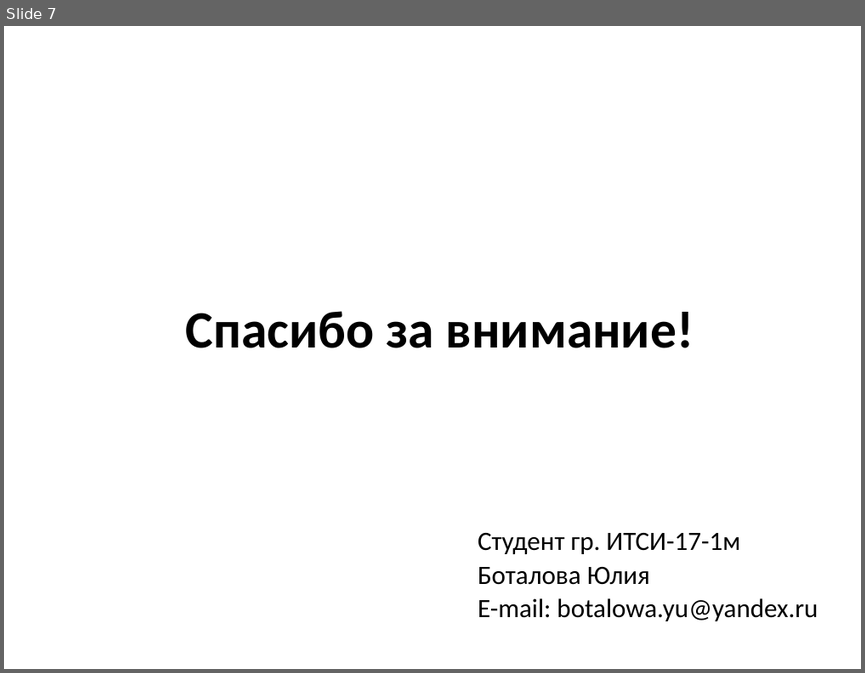
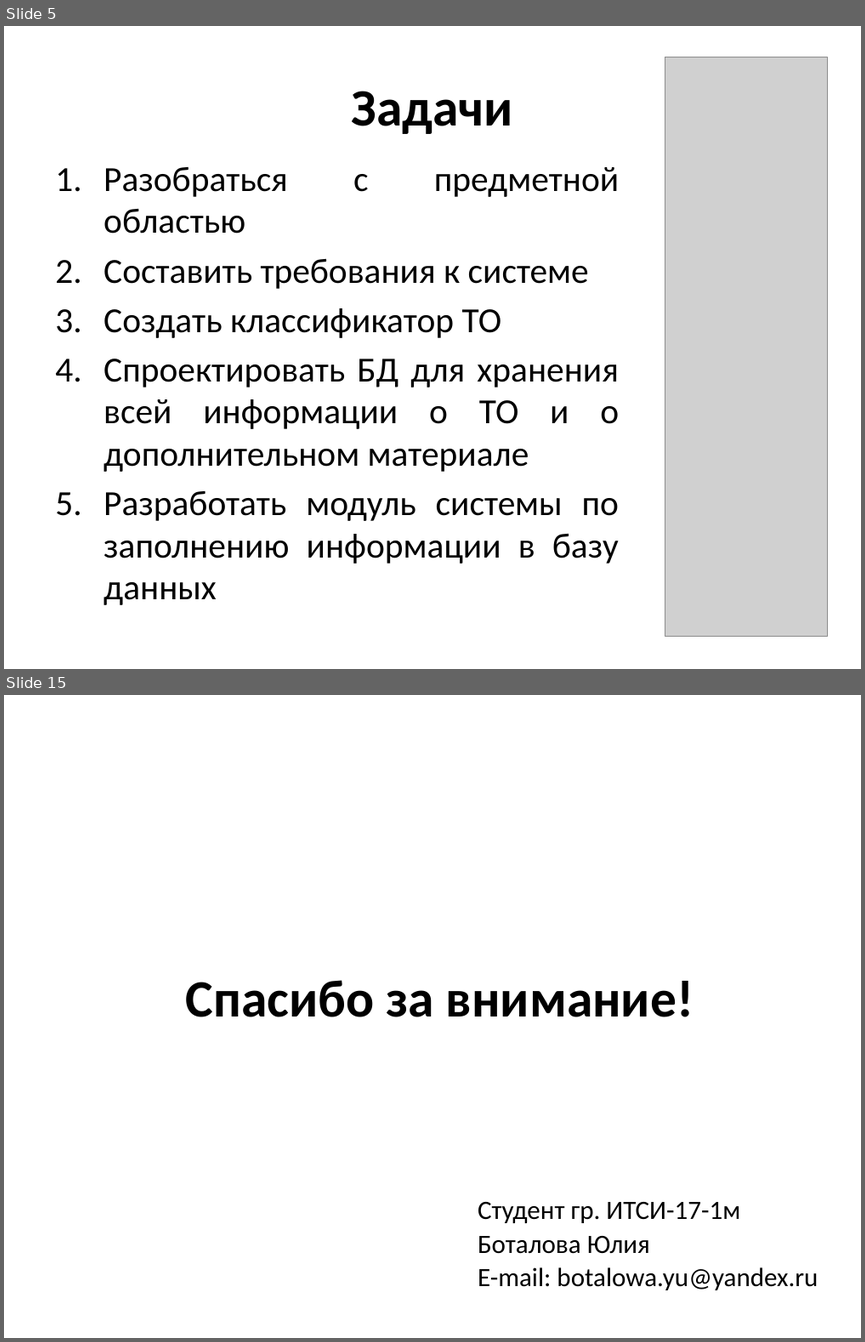
Before and after one commit to JulkaBotalova/NIR, a slide deck: НИР/Выступление 14.05.pptx. Shown one above the other, each under a label of ours: slide 7 before the commit, slides 5 and 15 after it; the slides between them are not shown. The pictures are 865x673 and 865x1342 pixels, drawn with LibreOffice and Linux fonts; fonts in the diff are those of the drawing; grey boxes stand for pictures. Boxes give left, top, right and bottom in pixels: in the first picture for what was removed or moved away, otherwise in the second. Text is boxed around its words. In the diff, an @@ line names an element or a change of style, - is before the commit and + after.

```diff
--- a/НИР/Выступление 14.05.pptx
+++ b/НИР/Выступление 14.05.pptx
@@ slide 5 added at (4,26,861,669), background #FFFFFF @@
@@ picture added at (665,57,827,636) @@
@@ title added at (352,91,514,134), 44 pt, text #000000, bold @@
+Задачи
@@ text added at (103,167,619,605), 29.6 pt, text #000000 @@
+1. Разобраться с предметной областью
+2. Составить требования к системе
+3. Создать классификатор ТО
+4. Спроектировать БД для хранения всей информации о ТО и о дополнительном материале
+5. Разработать модуль системы по заполнению информации в базу данных
@@ what was slide 7 is now slide 15 @@
```
Also in this commit, not shown: 4 slides changed, 9 other slides added, 2 slides removed, 7 other files.
